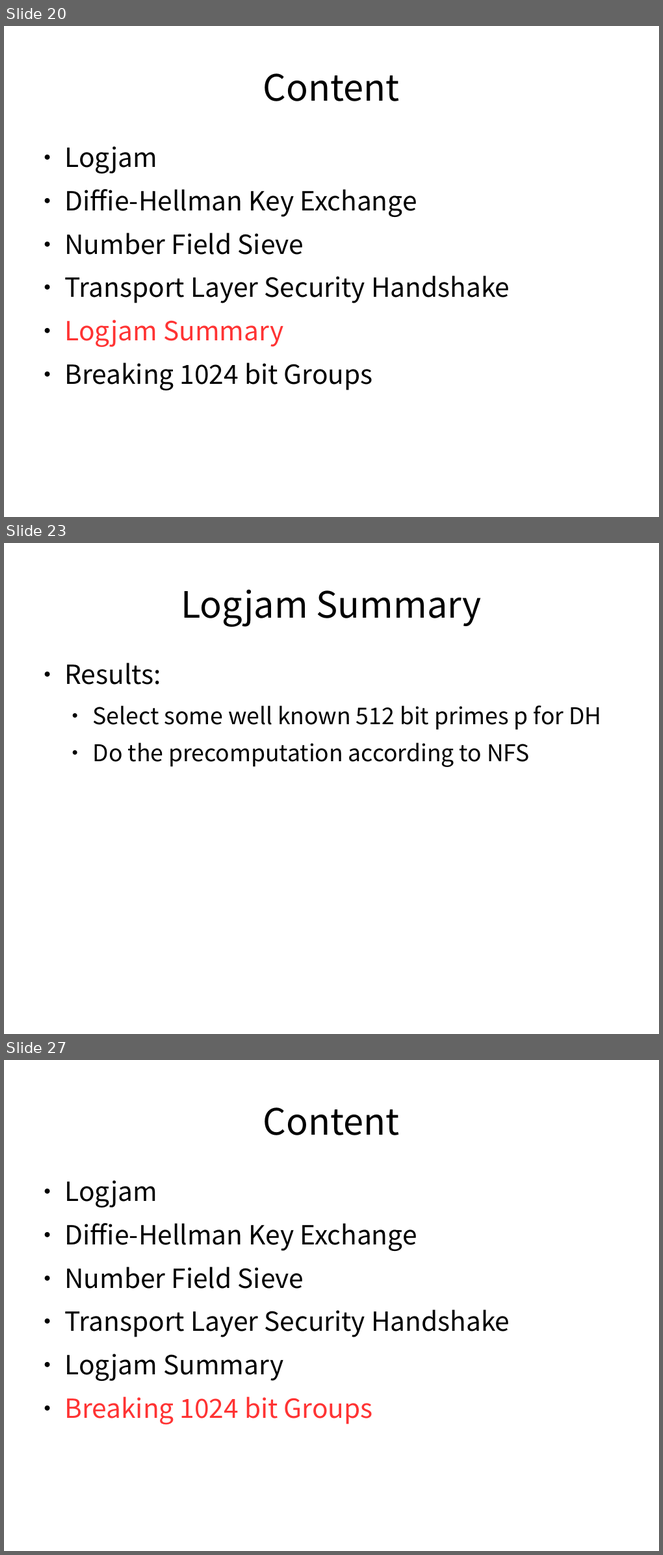
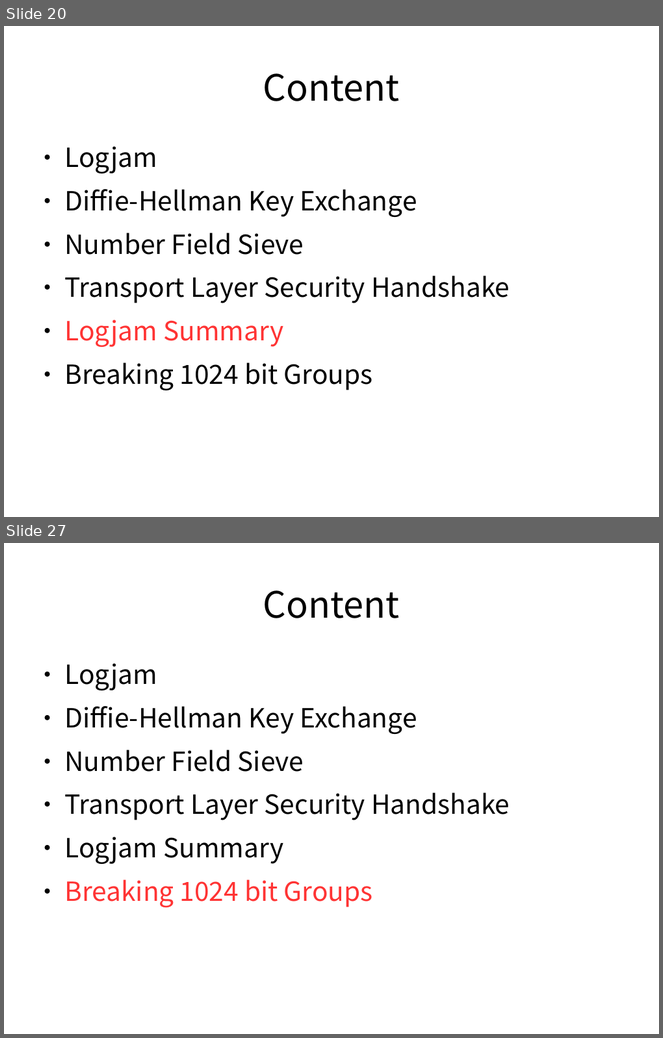
Before and after one commit to liyangwu/Hauptseminar_SS17_LogjamAttack, a slide deck: Präsentation/logjam.odp. Shown one above the other, each under a label of ours: slides 20, 23 and 27 before the commit, slides 20 and 27 after it; the slides between them are not shown. The pictures are 663x1555 and 663x1038 pixels, drawn with LibreOffice and Linux fonts; fonts in the diff are those of the drawing. Boxes give left, top, right and bottom in pixels: in the first picture for what was removed or moved away, otherwise in the second. Text is boxed around its words. In the diff, an @@ line names an element or a change of style, - is before the commit and + after.

```diff
--- a/Präsentation/logjam.odp
+++ b/Präsentation/logjam.odp
@@ slide 23 removed at [4,543,659,1034], background #FFFFFF @@
@@ title removed at [181,589,482,627] @@
-Logjam Summary
@@ text removed at [65,663,601,767] @@
-● Results:
-  ● Select some well known 512 bit primes p for DH
-  ● Do the precomputation according to NFS
```
Also in this commit, not shown: 3 slides changed, 1 slide added, 2 other files.
